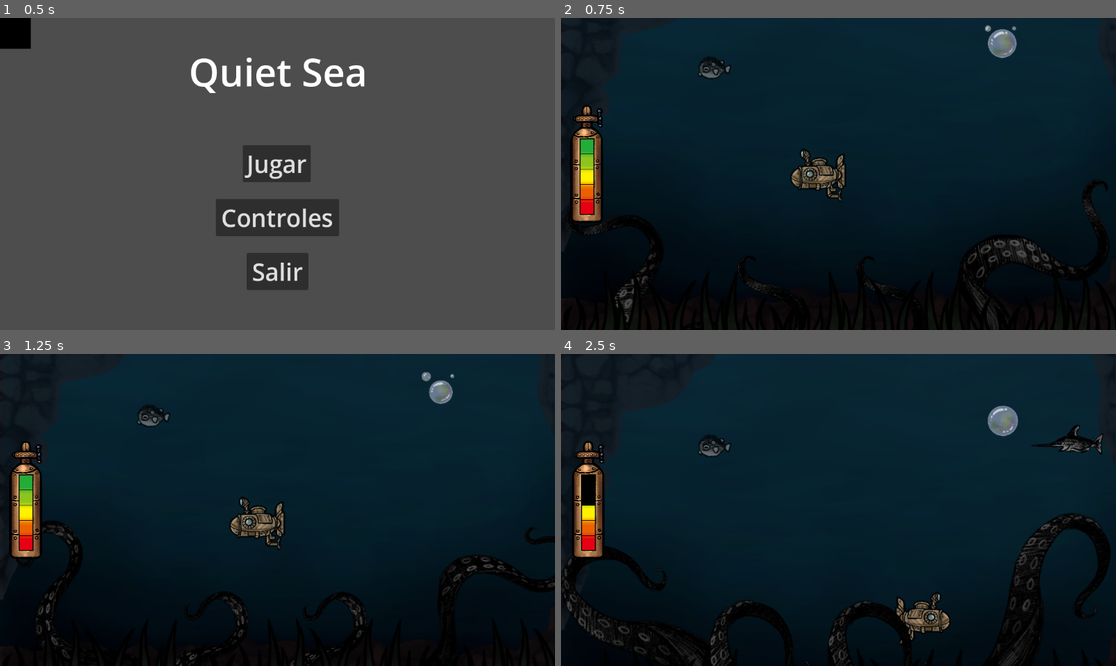
Above: before the commit, frames 1-4 (two rows, left to right).
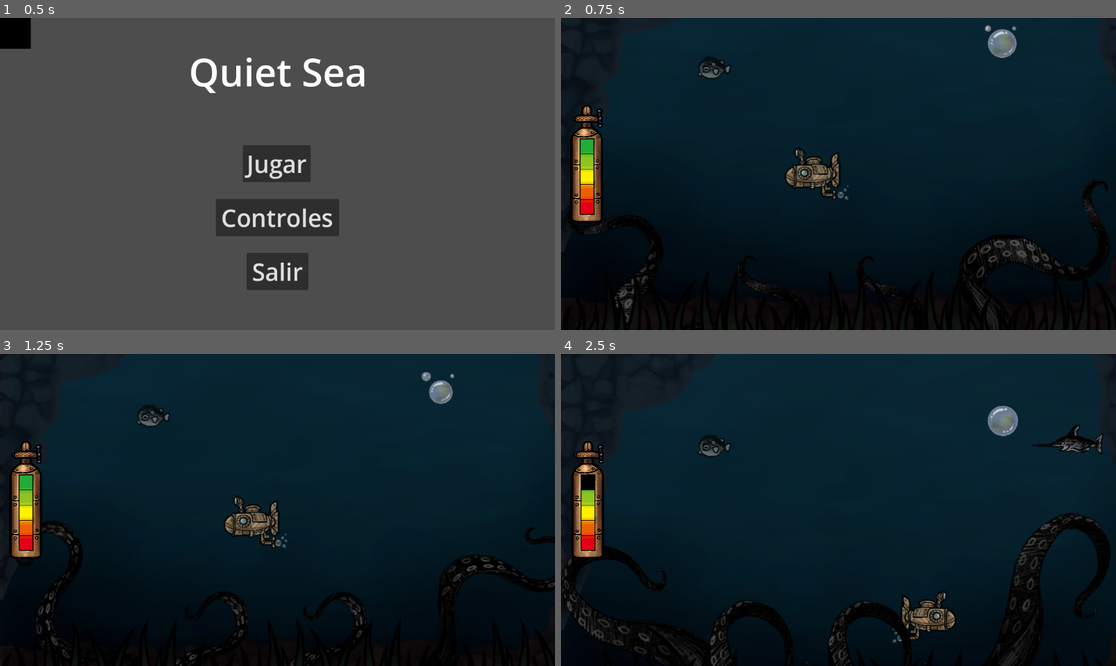
Above: after the commit, the same moments.

Repository: hpaulgs/gameJum2025
Game: Godot game, scene res://escenas/menu.tscn
The game is run twice, just before and just after one commit, with the same random seed, the same clock (stepped at 60 frames per second) and the same inputs. Video files are missing from this copy of the repository; at most half a second of black plays in their place.
Inputs:
- Up to frame 1 (0.5 s): no input
- Up to frame 2 (0.75 s): click "Jugar" at 0.5 s
- Up to frame 3 (1.25 s): no input
- Up to frame 4 (2.5 s): hold Right (ui_right) 1.28-2.03 s; hold Down (ui_down) from 2.03 s (still down)

Frame 1 is identical in both runs. In frame 2, 1.0% of the frame differs, in the area x 40-52%, y 41-59%; in frame 3, 1.0%; in frame 4, 1.3%, in the area x 2-71%, y 28-93%.

Commit message:
Sprite submarino

Diff:
--- a/quietsea/escenas/submarino.tscn
+++ b/quietsea/escenas/submarino.tscn
@@ -1,22 +1,66 @@
-[gd_scene load_steps=6 format=3 uid="uid://cb1qj3md6vi6v"]
+[gd_scene load_steps=9 format=3 uid="uid://cb1qj3md6vi6v"]
 
 [ext_resource type="Script" path="res://scripts/submarino.gd" id="1_hbhwx"]
-[ext_resource type="Texture2D" uid="uid://cdb588b3itf3v" path="res://graficos/SUBMARINO.png" id="2_hll86"]
+[ext_resource type="Texture2D" uid="uid://b7li318t6cwm5" path="res://graficos/SUBMARINO SPRITE.png" id="2_gunw1"]
 [ext_resource type="AudioStream" uid="uid://vu1tkjab54g5" path="res://musica/slightmetallicthud.mp3" id="3_dxtrl"]
 [ext_resource type="AudioStream" uid="uid://qbsn8sroxvxn" path="res://musica/pop-sound.wav" id="4_23a7m"]
 
 [sub_resource type="RectangleShape2D" id="RectangleShape2D_5d561"]
-size = Vector2(116, 53)
+size = Vector2(114, 56)
+
+[sub_resource type="Animation" id="Animation_fdoj4"]
+resource_name = "movimiento"
+length = 0.3
+loop_mode = 1
+tracks/0/type = "value"
+tracks/0/imported = false
+tracks/0/enabled = true
+tracks/0/path = NodePath(".:frame")
+tracks/0/interp = 1
+tracks/0/loop_wrap = true
+tracks/0/keys = {
+"times": PackedFloat32Array(0, 0.1, 0.2),
+"transitions": PackedFloat32Array(1, 1, 1),
+"update": 1,
+"values": [0, 1, 2]
+}
+
+[sub_resource type="Animation" id="Animation_6k0ru"]
+length = 0.001
+tracks/0/type = "value"
+tracks/0/imported = false
+tracks/0/enabled = true
+tracks/0/path = NodePath(".:frame")
+tracks/0/interp = 1
+tracks/0/loop_wrap = true
+tracks/0/keys = {
+"times": PackedFloat32Array(0),
+"transitions": PackedFloat32Array(1),
+"update": 1,
+"values": [0]
+}
+
+[sub_resource type="AnimationLibrary" id="AnimationLibrary_ypsi7"]
+_data = {
+"RESET": SubResource("Animation_6k0ru"),
+"movimiento": SubResource("Animation_fdoj4")
+}
 
 [node name="Submarino" type="CharacterBody2D"]
 script = ExtResource("1_hbhwx")
 
 [node name="CollisionShape2D" type="CollisionShape2D" parent="."]
-position = Vector2(4, 7.5)
+position = Vector2(-7, 4)
 shape = SubResource("RectangleShape2D_5d561")
 
 [node name="Sprite2D" type="Sprite2D" parent="."]
-texture = ExtResource("2_hll86")
+texture = ExtResource("2_gunw1")
+hframes = 3
+
+[node name="AnimationPlayer" type="AnimationPlayer" parent="Sprite2D"]
+libraries = {
+"": SubResource("AnimationLibrary_ypsi7")
+}
 
 [node name="Golpe" type="AudioStreamPlayer2D" parent="."]
 stream = ExtResource("3_dxtrl")
--- a/quietsea/scripts/submarino.gd
+++ b/quietsea/scripts/submarino.gd
@@ -6,6 +6,7 @@
 
 func _ready() -> void:
 	add_to_group("jugador")
+	$Sprite2D/AnimationPlayer.play("movimiento")
 	# Obtener la referencia a la cámara del escenario principal
 	camera_escenario = get_node("/root/escenarioPrincipal/Camera2D")
 
Binary file added: quietsea/graficos/SUBMARINO SPRITE.png
Not shown, added: quietsea/graficos/SUBMARINO SPRITE.png.import
